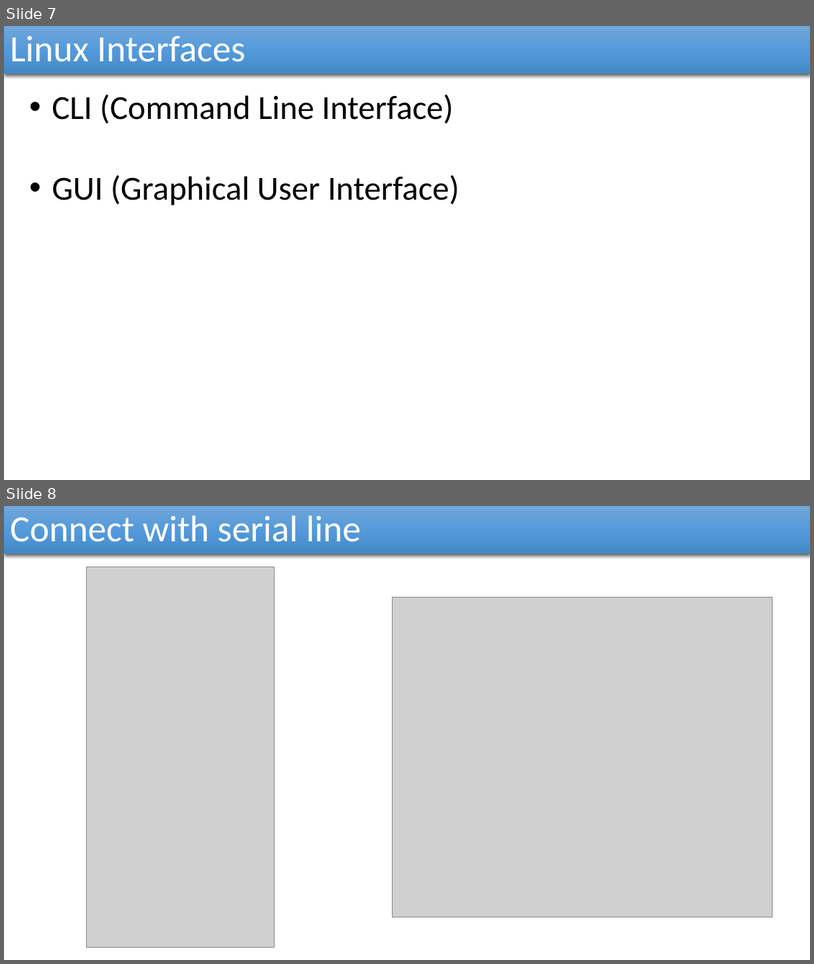
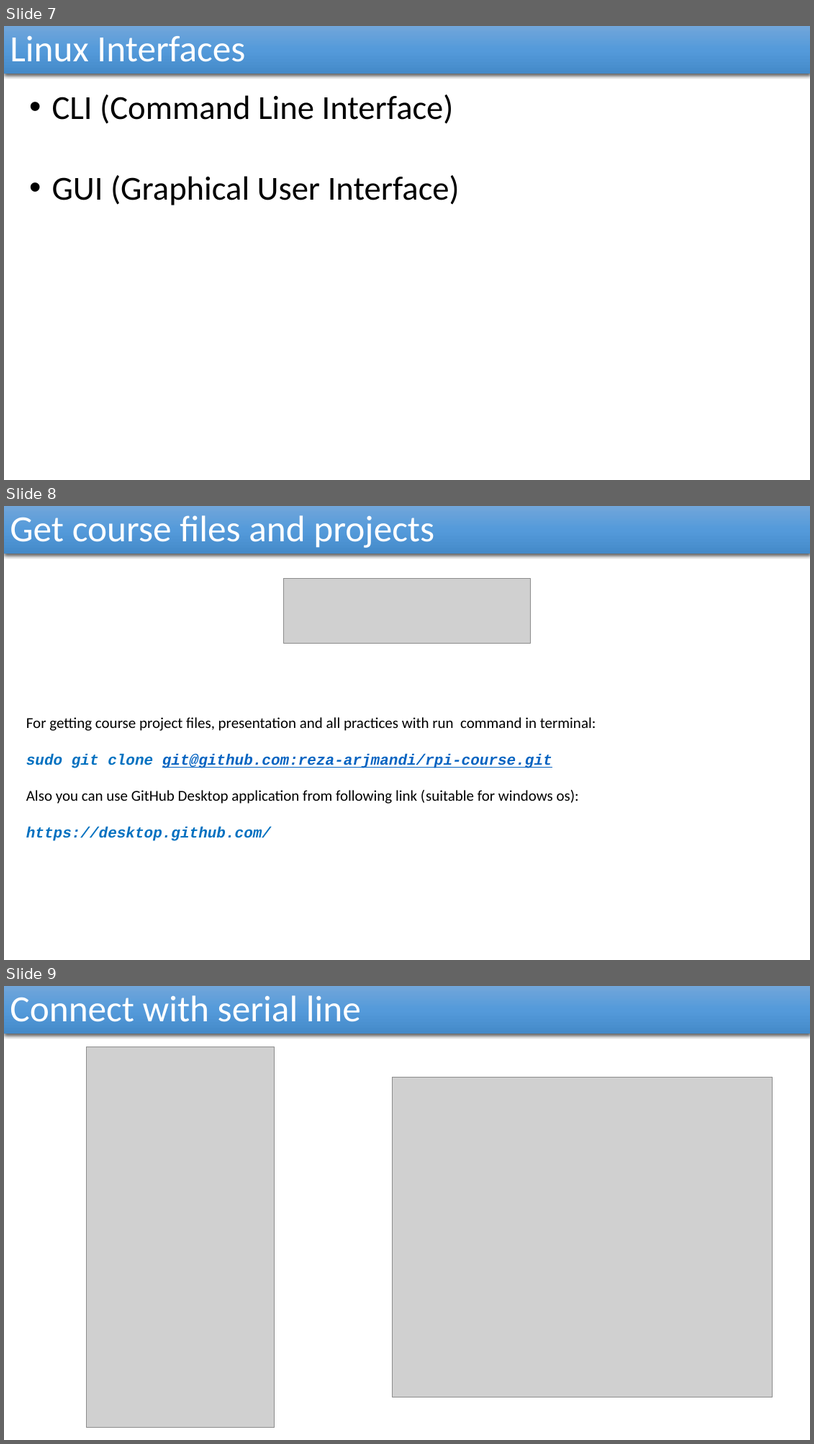
Before and after one commit to reza-arjmandi/rpi-course, a slide deck: session1/presentation/Setup And Management.pptx. Shown one above the other, each under a label of ours: slides 7 and 8 before the commit, slides 7, 8 and 9 after it. The pictures are 814x964 and 814x1444 pixels, drawn with LibreOffice and Linux fonts; fonts in the diff are those of the drawing; grey boxes stand for pictures. Boxes give left, top, right and bottom in pixels: in the first picture for what was removed or moved away, otherwise in the second. Text is boxed around its words. In the diff, an @@ line names an element or a change of style, - is before the commit and + after.

Commit message:
session1 presentation file updated

```diff
--- a/session1/presentation/Setup And Management.pptx
+++ b/session1/presentation/Setup And Management.pptx
@@ slide 8 added at (4,506,810,960), background #FFFFFF @@
@@ rectangle added at (4,506,810,554), fill gradient #71A6DB to #559BDB to #448ACA, 44 pt, text #FFFFFF @@
+Get course files and projects
@@ picture added at (283,579,531,644) @@
@@ text added at (26,717,597,841), 18 pt, text #000000 @@
+For getting course project files, presentation and all practices with run command in terminal:
+sudo git clone git@github.com:reza-arjmandi/rpi-course.git
+Also you can use GitHub Desktop application from following link (suitable for windows os):
+https://desktop.github.com/
@@ what was slide 8 is now slide 9 @@
```
